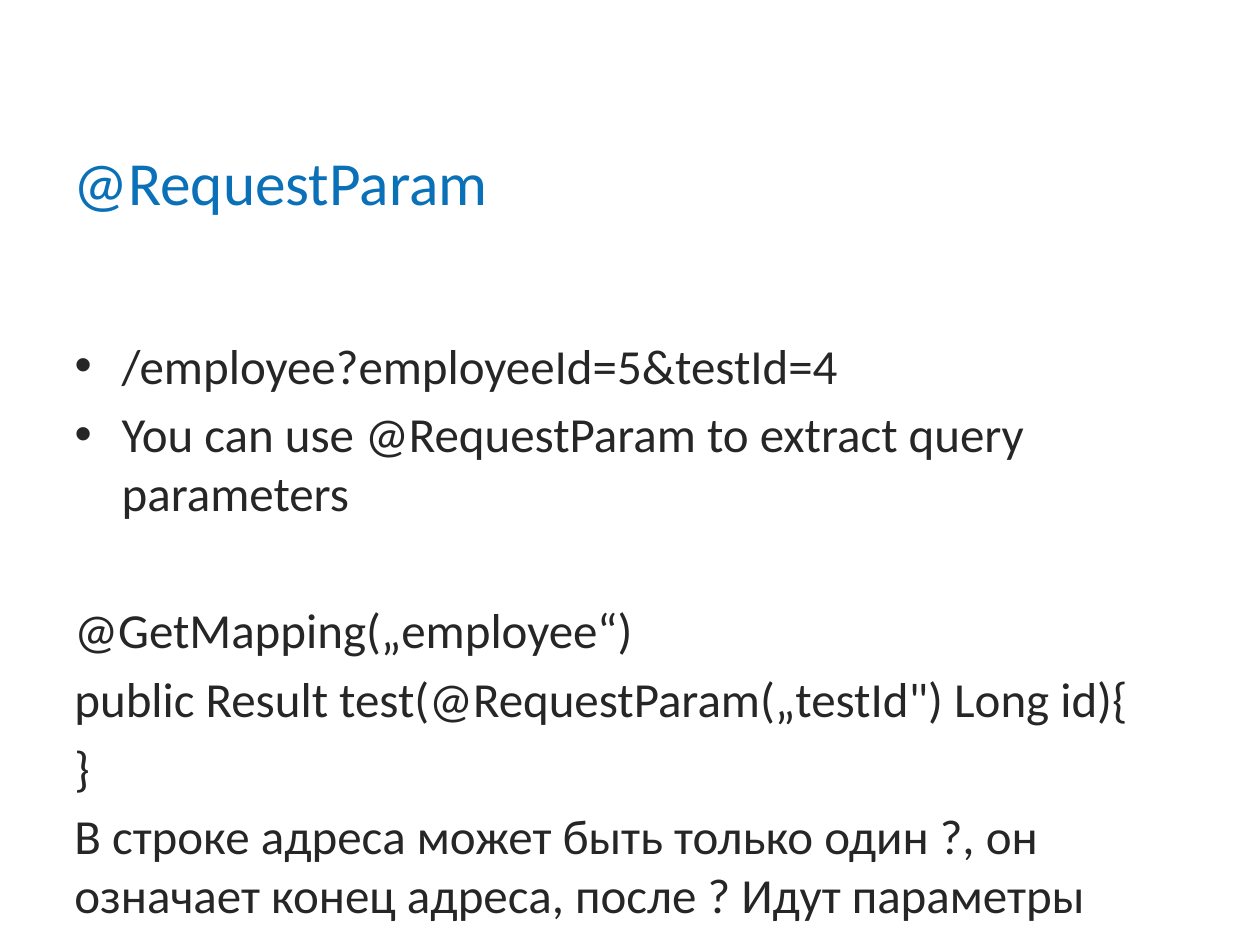
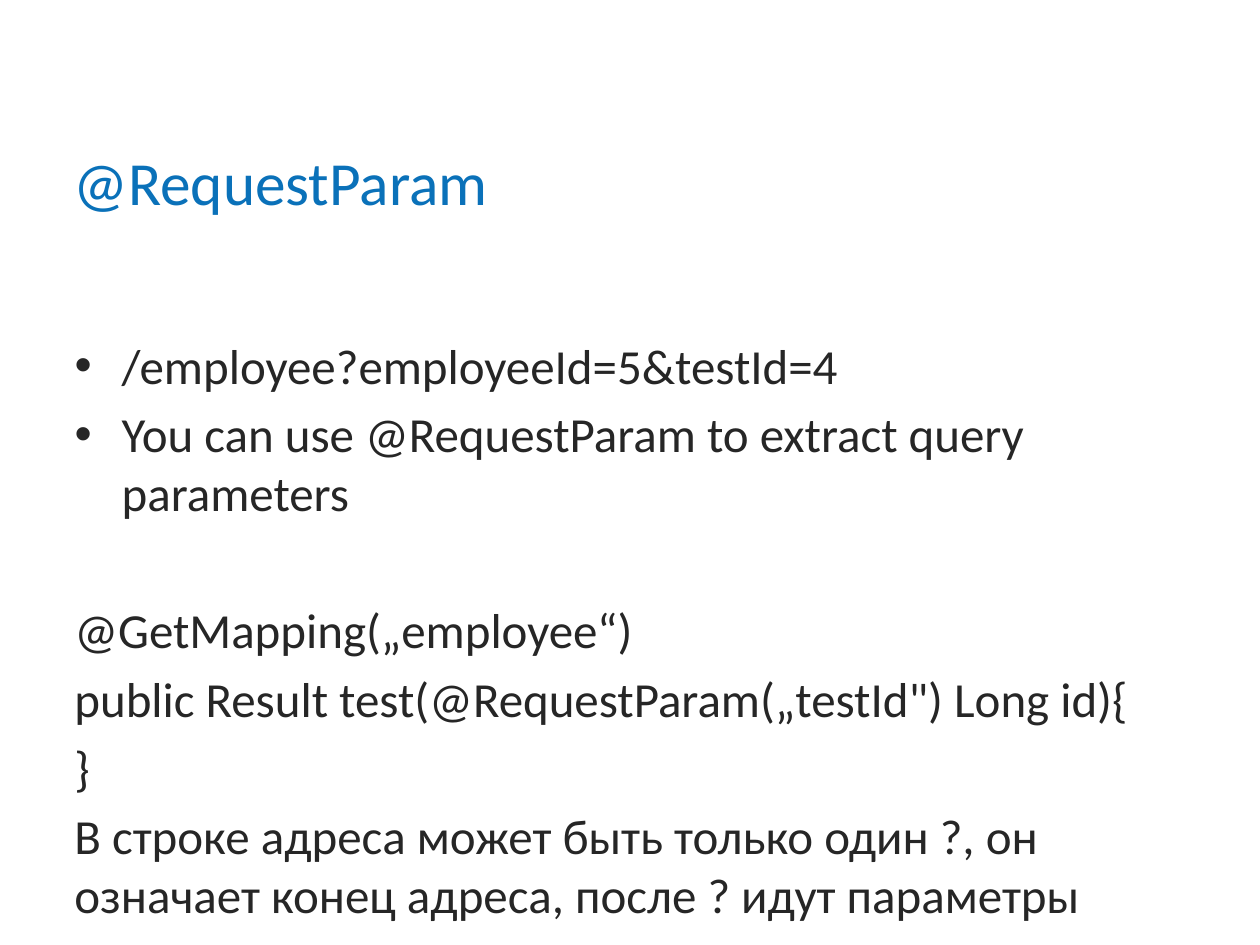
Before and after one commit to mitka0260/BCSlessons, a slide deck: slide 18 of src/main/java/ee/bcs/java/lectures/Loeng7 - Json, Web.pptx. Drawn at 1260x945 pixels with LibreOffice and Linux fonts; fonts in the diff are those of the drawing; background and template pictures are left out. Boxes give left, top, right and bottom in pixels: in the first picture for what was removed or moved away, otherwise in the second. Text is boxed around its words. In the diff, an @@ line names an element or a change of style, - is before the commit and + after.

```diff
--- a/src/main/java/ee/bcs/java/lectures/Loeng7 - Json, Web.pptx
+++ b/src/main/java/ee/bcs/java/lectures/Loeng7 - Json, Web.pptx
@@ text at <box>74,820,1080,921</box>: text changed @@
-В строке адреса может быть только один ?, он означает конец адреса, после ? Идут параметры
+В строке адреса может быть только один ?, он означает конец адреса, после ? идут параметры
```
Also in this commit, not shown: 5 other slides changed, 8 other files.
